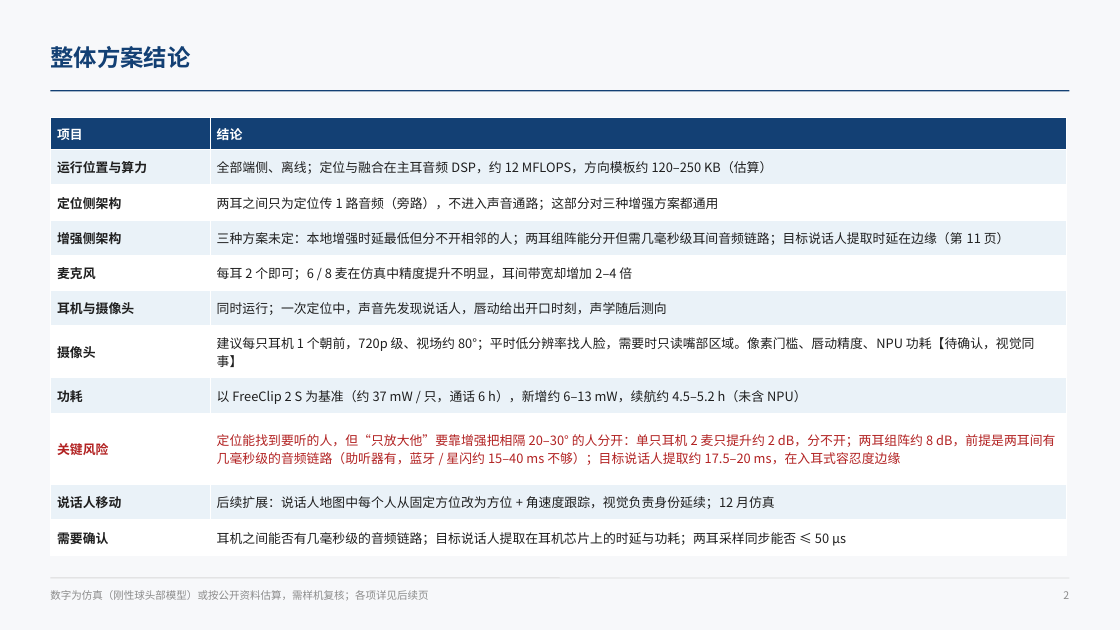
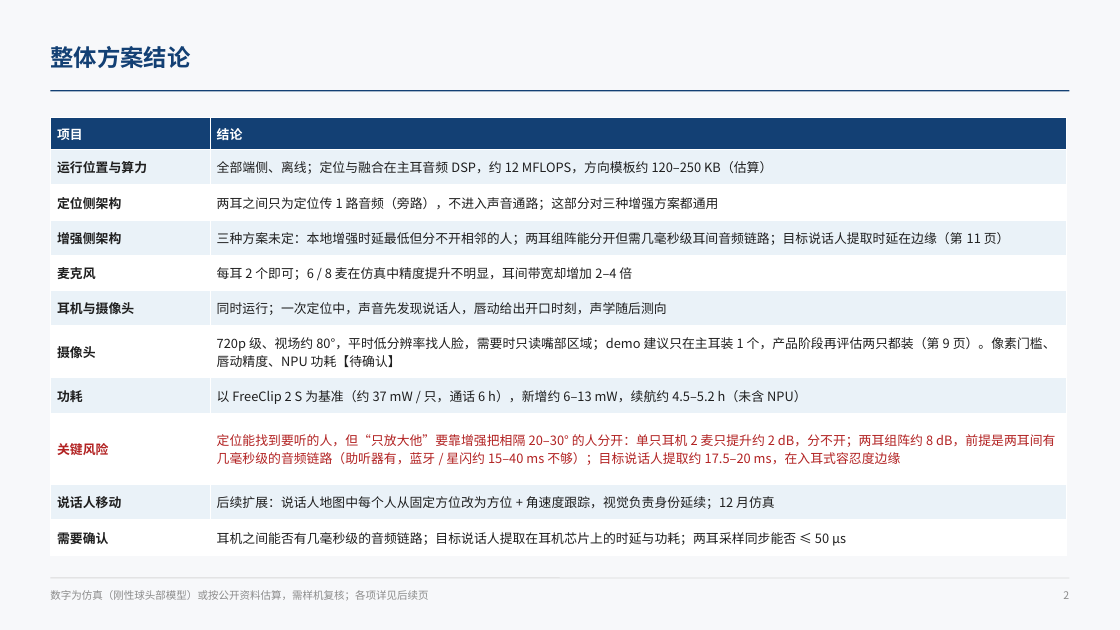
Before and after one commit to ZeroFoxxi/ssl-scene1, a slide deck: slide 2 of 02_耳机声源定位/耳机摄像头听觉辅助_整体设计方案.pptx. Drawn at 1120x630 pixels with LibreOffice and Linux fonts; fonts in the diff are those of the drawing. Boxes give left, top, right and bottom in pixels: in the first picture for what was removed or moved away, otherwise in the second. Text is boxed around its words. In the diff, an @@ line names an element or a change of style, - is before the commit and + after.

```diff
--- a/02_耳机声源定位/耳机摄像头听觉辅助_整体设计方案.pptx
+++ b/02_耳机声源定位/耳机摄像头听觉辅助_整体设计方案.pptx
@@ table at (50,118,1067,550) @@
-row 7, column 2: 建议每只耳机 1 个朝前，720p 级、视场约 80°；平时低分辨率找人脸，需要时只读嘴部区域。像素门槛、唇动精度、NPU 功耗【待确认，视觉同事】
+row 7, column 2: 720p 级、视场约 80°，平时低分辨率找人脸，需要时只读嘴部区域；demo 建议只在主耳装 1 个，产品阶段再评估两只都装（第 9 页）。像素门槛、唇动精度、NPU 功耗【待确认】
```
Also in this commit, not shown: 3 other slides changed, 4 other files.
